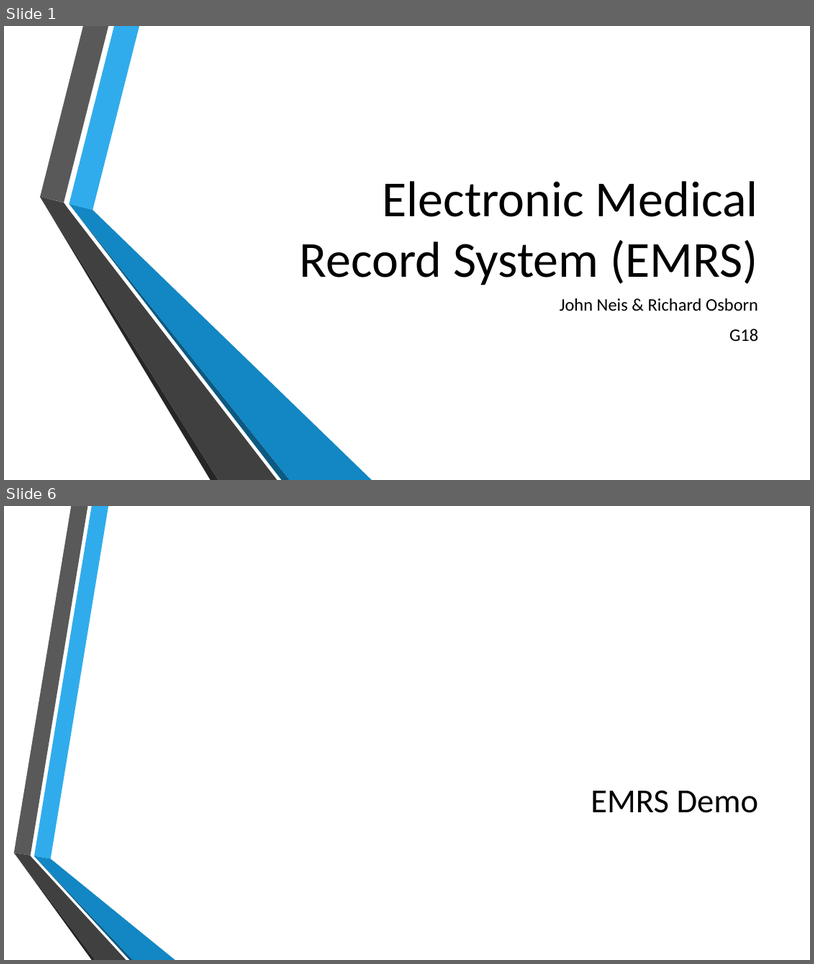
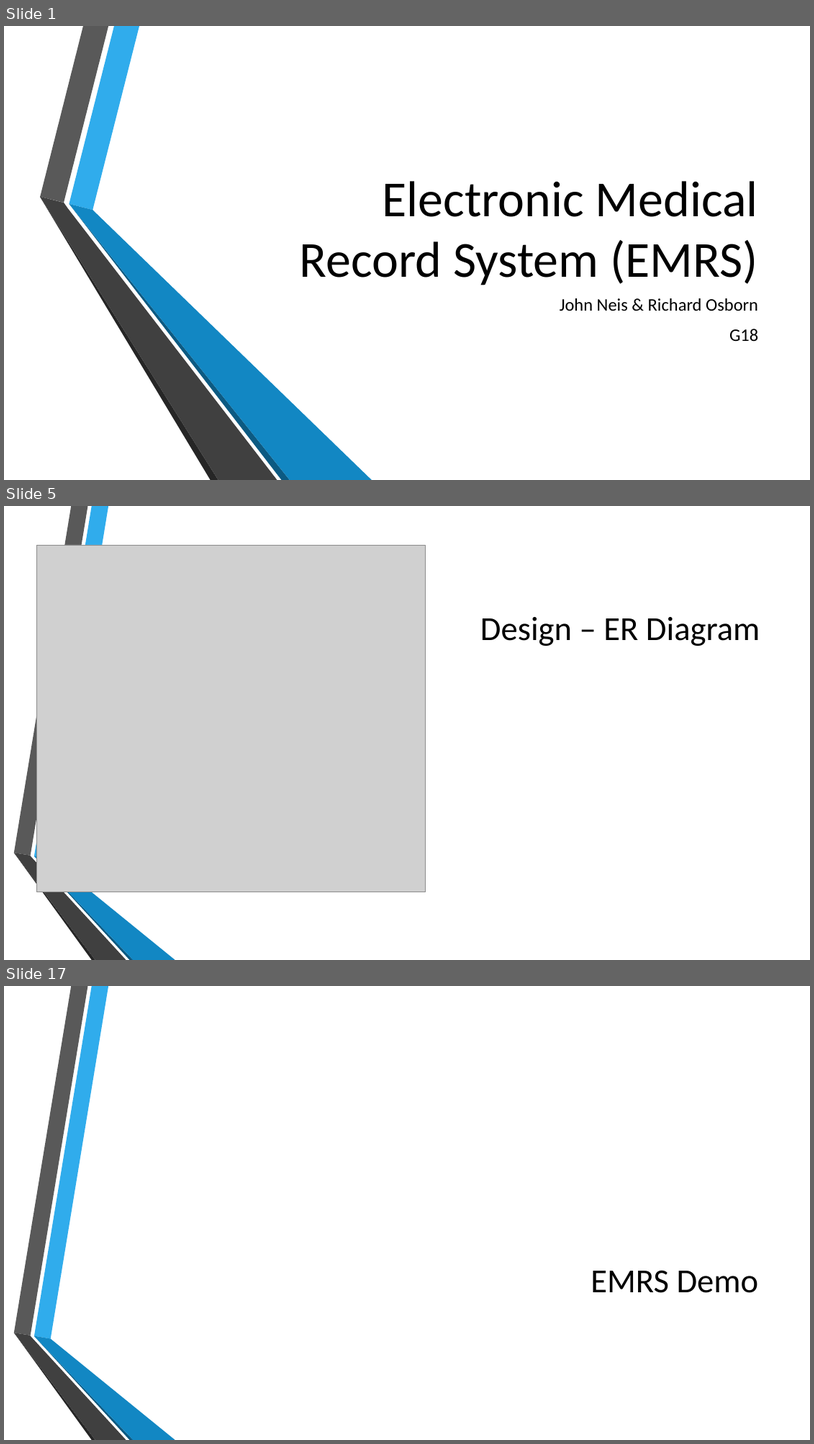
Before and after one commit to John-Neis/CSCI-455-Project, a slide deck: Presentation/Project_Presentation.pptx. Shown one above the other, each under a label of ours: slides 1 and 6 before the commit, slides 1, 5 and 17 after it; the slides between them are not shown. The pictures are 814x964 and 814x1444 pixels, drawn with LibreOffice and Linux fonts; fonts in the diff are those of the drawing; grey boxes stand for pictures; background and template pictures are left out. Boxes give left, top, right and bottom in pixels: in the first picture for what was removed or moved away, otherwise in the second. Text is boxed around its words. In the diff, an @@ line names an element or a change of style, - is before the commit and + after.

Commit message:
Project presentation powerpoint complete. Various images added as resources to presentation

```diff
--- a/Presentation/Project_Presentation.pptx
+++ b/Presentation/Project_Presentation.pptx
@@ slide 5 added at (x1=4, y1=506, x2=810, y2=960), background picture (left out); not listed: 6 template elements that a slide beside it also shows @@
@@ picture added at (x1=36, y1=545, x2=426, y2=891) @@
@@ title added at (x1=481, y1=617, x2=760, y2=646), 40 pt, text #000000 @@
+Design – ER Diagram
@@ what was slide 6 is now slide 17 @@
```
Also in this commit, not shown: 2 slides changed, 12 other slides added, 2 slides removed.
